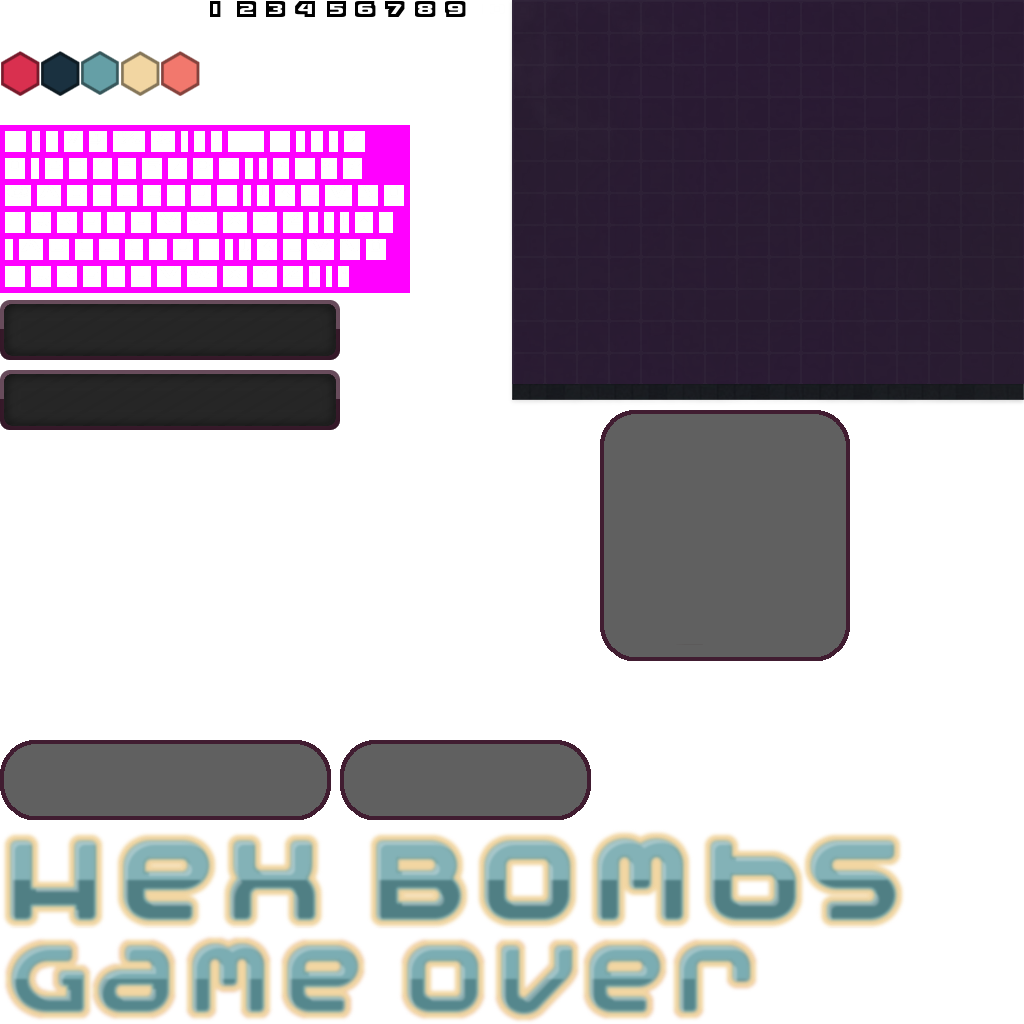
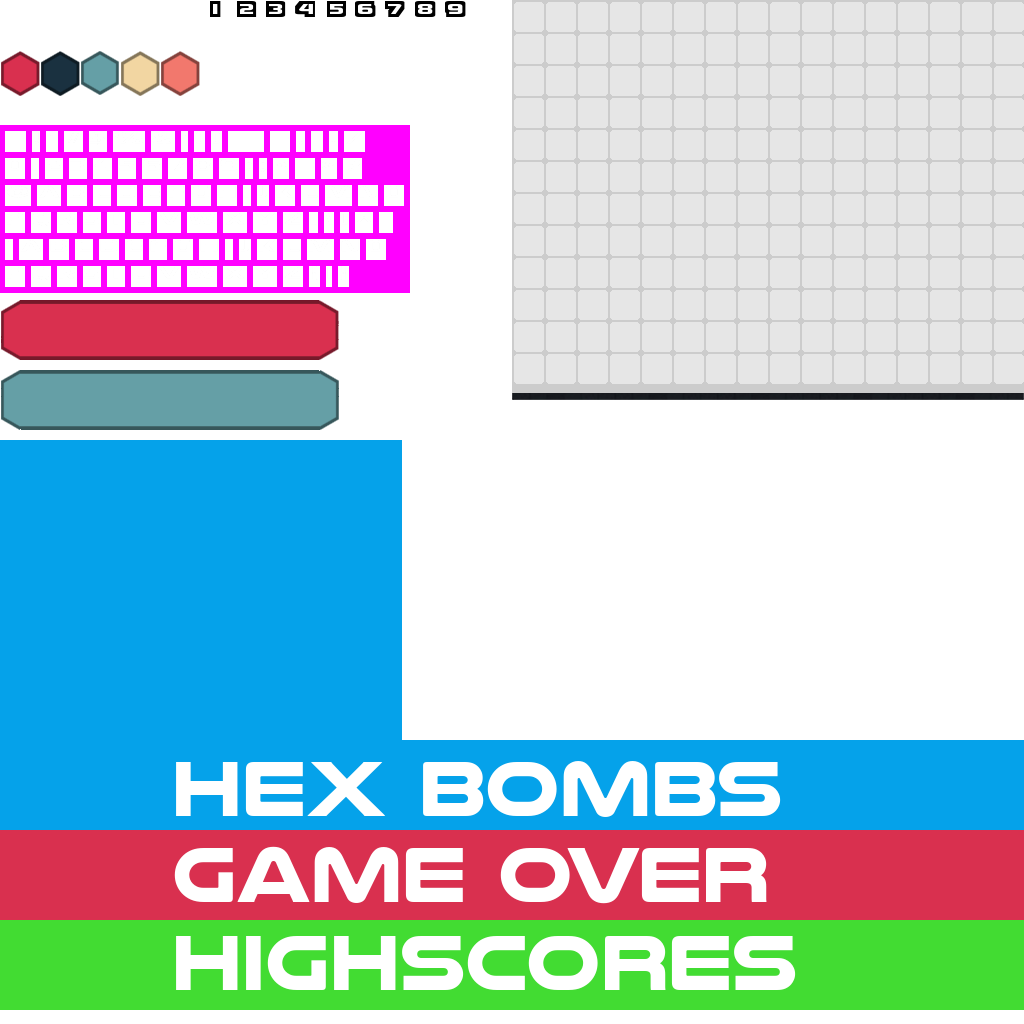
Revision of a layered w=1024, h=1024 image; what changed, layer by layer:
renamed "Ebene #3" to "Ebene #8", opacity 6% → 100%, moved it above "Ebene #10", painted on it over [0, 300, 340, 430]
removed layer "Ebene" (was 30%) over [4, 304, 336, 426]
removed layer "Ebene #4" (was 20%) over [0, 300, 340, 430]
removed layer "Clouds #1" over [509, 0, 1024, 405]
removed layer "Ebene #1" (was 92%) over [512, 0, 1024, 384]
removed layer "0 1 2 3 4 5 6 7 8 9 10" over [298, 4, 313, 14]
removed layer "Numbers BG" over [298, 4, 313, 14]
painted on "Ebene #7" over [0, 0, 1024, 1023]
